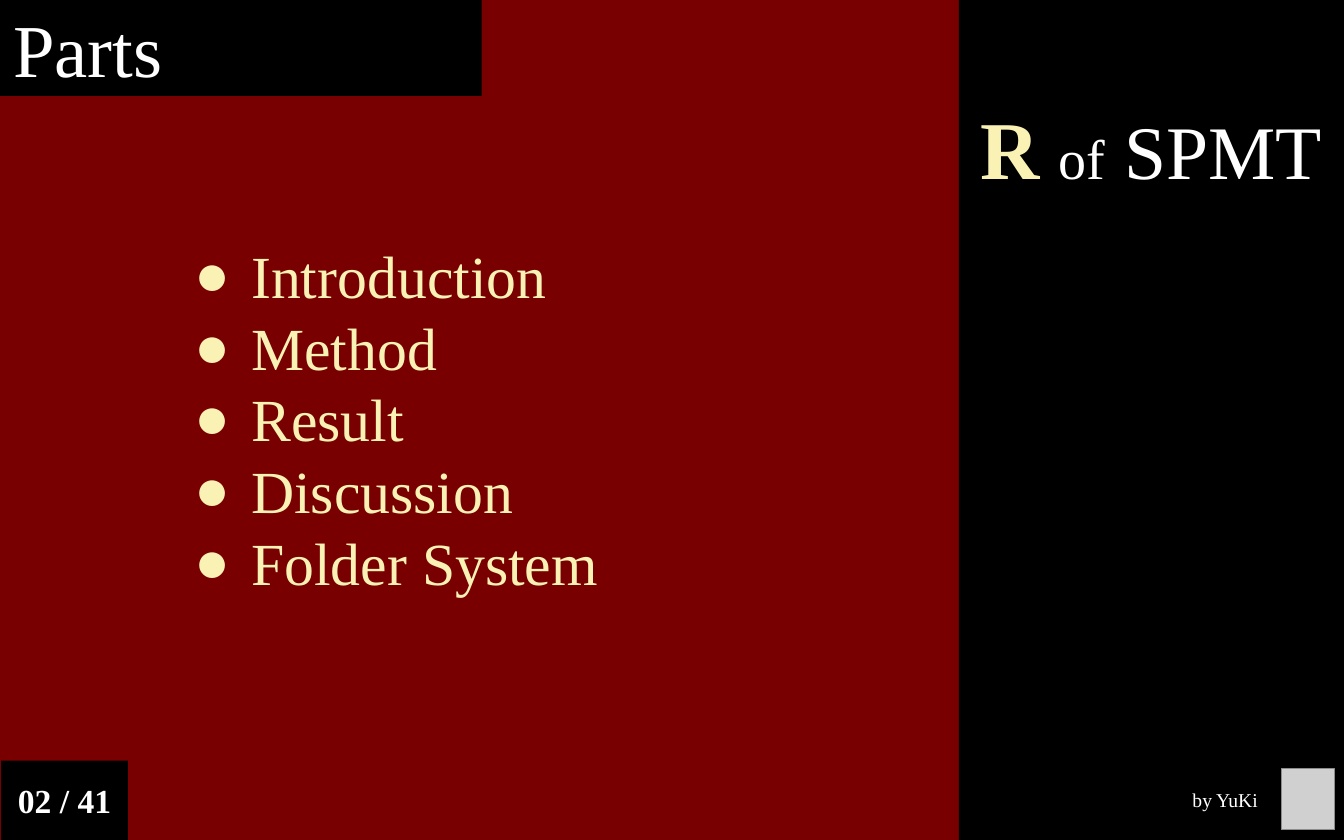
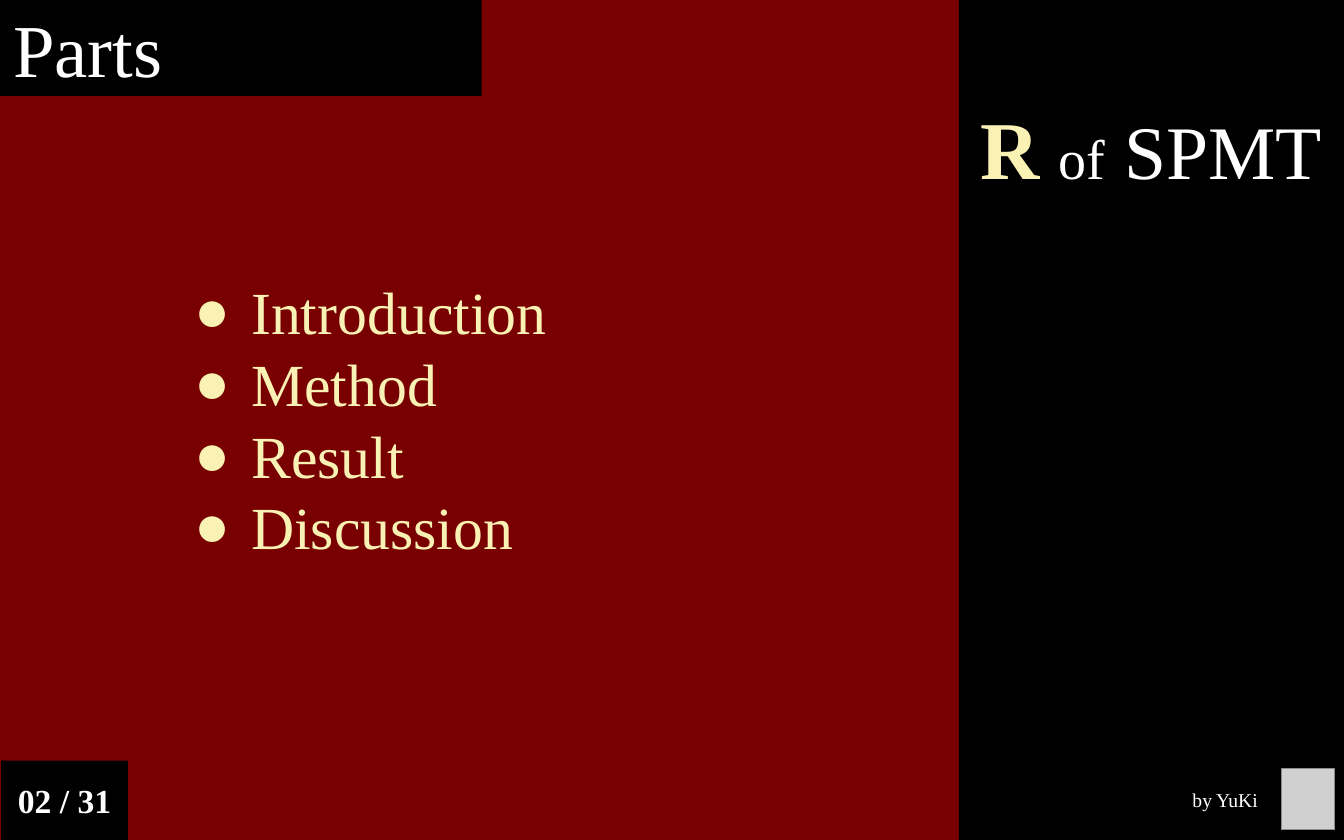
Before and after one commit to Chuan-Peng-Lab/ReliabilitySPE, a slide deck: slide 2 of 6_Reports/6_2_Phase_2/End_Semester_Report.pptx. Drawn at 1344x840 pixels with LibreOffice and Linux fonts; fonts in the diff are those of the drawing; grey boxes stand for pictures. Boxes give left, top, right and bottom in pixels: in the first picture for what was removed or moved away, otherwise in the second. Text is boxed around its words. In the diff, an @@ line names an element or a change of style, - is before the commit and + after.

```diff
--- a/6_Reports/6_2_Phase_2/End_Semester_Report.pptx
+++ b/6_Reports/6_2_Phase_2/End_Semester_Report.pptx
@@ text "Introduction": place and size @@
-text "Introduction" at [251, 256, 598, 596]
+text "Introduction" at [251, 292, 546, 550]
@@ text at [251, 543, 598, 596]: paragraph removed @@
-● Folder System
@@ text in rectangle at [18, 790, 112, 814]: text changed @@
-02 / 41
+02 / 31
```
Also in this commit, not shown: 33 other slides changed, 8 slides removed, 2 other files.
